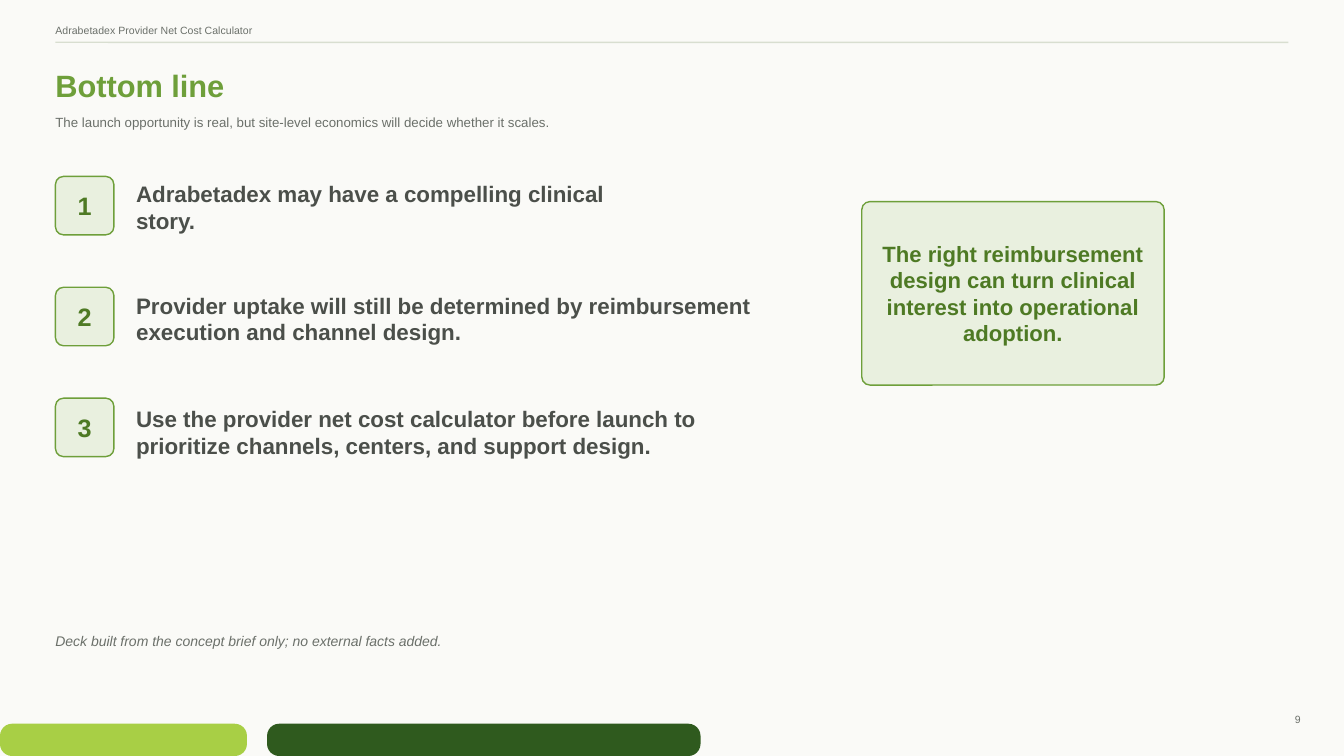
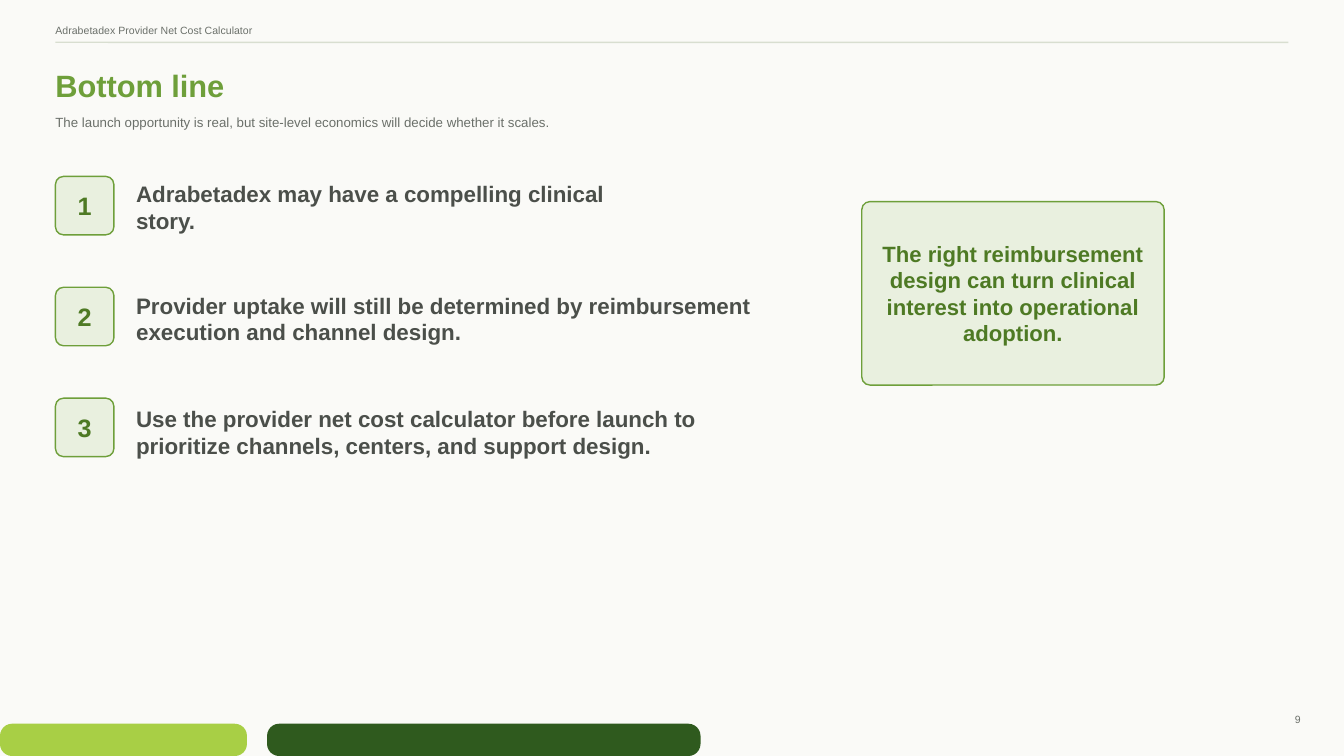
Before and after one commit to js0094q/jlpolicyconsulting, a slide deck: slide 9 of deliverables/adrabetadex_provider_net_cost_calculator.pptx. Drawn at 1344x756 pixels with LibreOffice and Linux fonts; fonts in the diff are those of the drawing. Boxes give left, top, right and bottom in pixels: in the first picture for what was removed or moved away, otherwise in the second. Text is boxed around its words. In the diff, an @@ line names an element or a change of style, - is before the commit and + after.

```diff
--- a/deliverables/adrabetadex_provider_net_cost_calculator.pptx
+++ b/deliverables/adrabetadex_provider_net_cost_calculator.pptx
@@ text removed at box(55, 636, 442, 649) @@
-Deck built from the concept brief only; no external facts added.
```
Also in this commit, not shown: 3 other slides changed, 1 other file.
